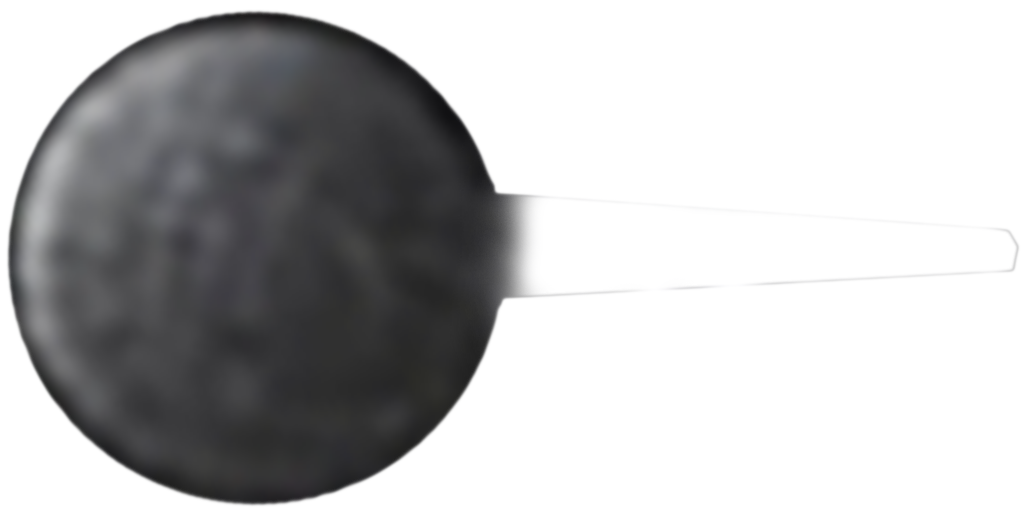
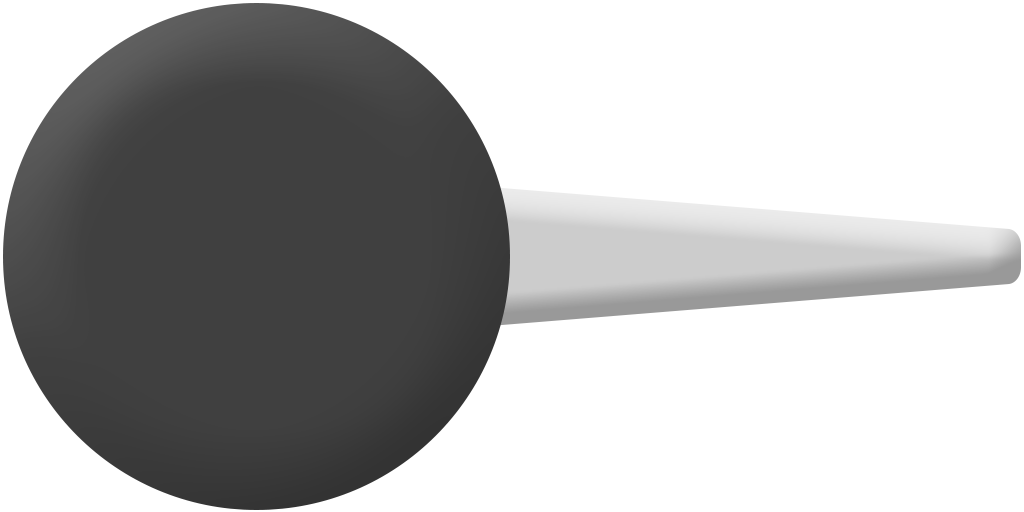
Layered file, before and after one edit (1024 × 512). Changes by layer:
removed layer "Слой 5" over [5, 9, 1021, 508]
added layer "Эллипс 1" above "Прямоугольник 1" over [3, 3, 510, 510]
added layer "Прямоугольник 1" above "Слой 2" over [406, 187, 1021, 326]
